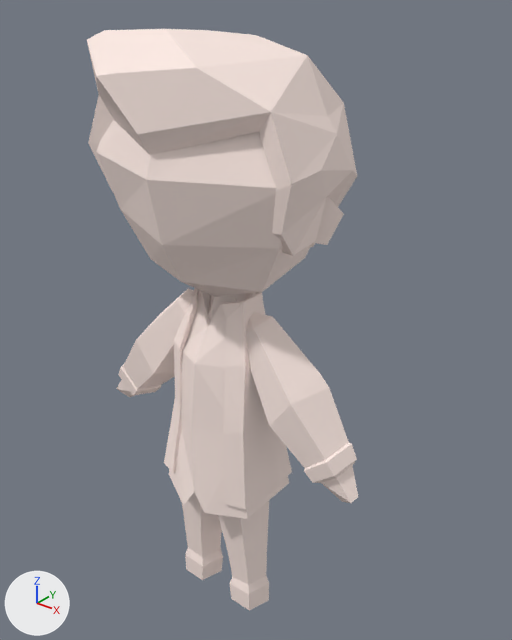
The Blender file Assets/Models/Character.blend as it was, and as the next commit left it.
The view is the same before and after, from a 50 mm lens placed at (6.47, -7.22, 10.0), pointed at (0.27, 0.52, 5.19). The axes (+X, +Y, +Z) are drawn at lower left. The lights are the same throughout.

Before the edit, the objects in view are built like this:
```python
me_cylinder_002 = bpy.data.meshes.new('Cylinder.002')
me_cylinder_002.from_pydata(...)  # 344 vertices, 327 faces; spans x -2.51..2.54, y -1.62..1.67, z 0.0..9.42
me_cylinder_002.materials.append(mat_material_001)  # its picture is missing
ob_cylinder_001 = bpy.data.objects.new('Cylinder.001', me_cylinder_002)
ob_cylinder_001.location = (0.0, 0.0, 0.0)
```
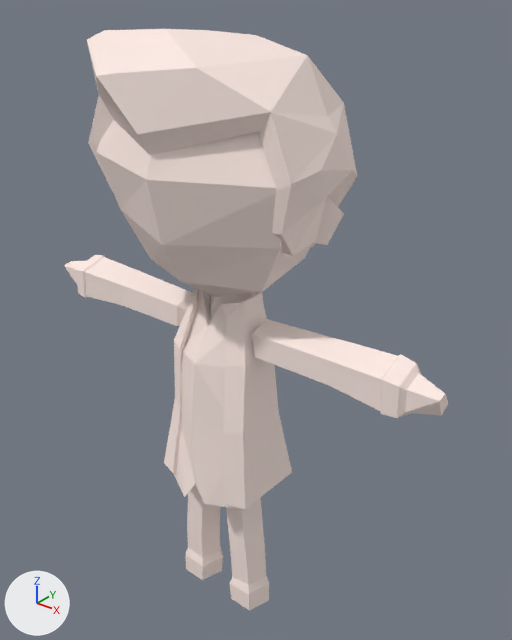
The newer file is also rescaled (x0.274) as a whole; pictures and numbers use the older file's frame.

The change, as JSON lines over the scene's bpy script:
```json
{"block": "me_cylinder_002", "where": "# used by ob_cylinder_001; location = (0.0, 0.0, 0.0)"}
{"op": "remove", "block": "me_cylinder_002", "code": "me_cylinder_002.from_pydata(...)  # 344 vertices, 327 faces; spans x -2.51..2.54, y -1.62..1.67, z 0.0..9.42"}
{"op": "add", "block": "me_cylinder_002", "code": "me_cylinder_002.from_pydata(...)  # 364 vertices, 347 faces; spans x -3.6..3.63, y -1.62..1.67, z 0.0..9.42"}
{"block": "me_cylinder_002", "change": "me_cylinder_002 part 1"}
{"block": "me_cylinder_002", "change": "79 vertices move from x -2.51..2.54, y -0.36..0.65, z 3.05..5.57 to x -3.6..3.63, y -0.27..0.5, z 4.81..5.62"}
{"block": "me_cylinder_002", "change": "me_cylinder_002 part 2"}
{"block": "me_cylinder_002", "change": "10 faces are deleted"}
{"block": "me_cylinder_002", "change": "28 vertices move from x -0.97..0.95, y -0.77..0.91, z 1.07..2.55 to x -0.92..0.9, y -0.74..0.85, z 1.08..2.69"}
{"block": "me_cylinder_002", "change": "20 vertices are added at x -0.78..0.78, y -0.27..0.34, z 1.17..2.22"}
{"block": "me_cylinder_002", "change": "30 new faces join them"}
```

Changed parts and their boxes (x1, y1, x2, y2) in the pictures (512 x 640 px; the box of a moved part takes in the faces that stretch with it):
```json
{"object": "Cylinder.001", "change": "reshaped", "before": [87, 29, 358, 611], "after": [64, 29, 448, 611], "on screen": "42% wider"}
{"part": 1, "of": "me_cylinder_002", "change": "moved or reshaped", "before": [116, 288, 358, 503], "after": [64, 255, 448, 418]}
{"part": 2, "of": "me_cylinder_002", "change": "built on", "before": [169, 413, 289, 585], "after": [173, 413, 266, 585]}
```
